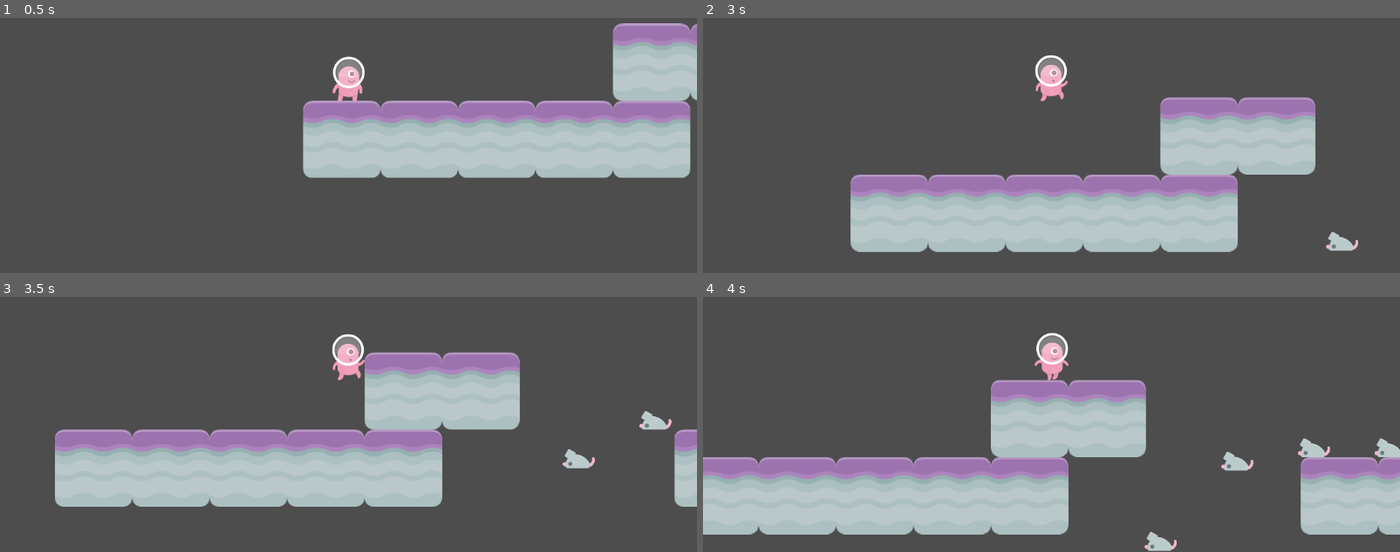
Above: before the commit, frames 1-4 (two rows, left to right).
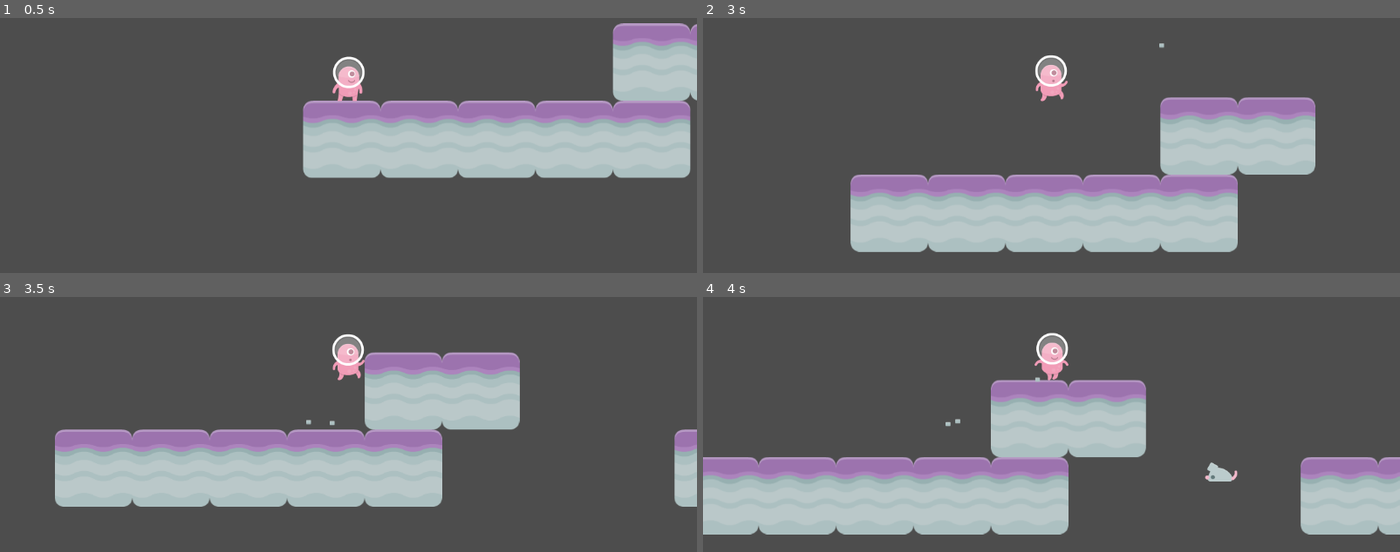
Above: after the commit, the same moments.

Repository: Cyades/GameDev-Tutorial-8
Game: Godot game, scene res://scenes/Level 1.tscn
Two runs of this game, one before a commit and one after it. Both use one fixed random seed, a clock stepped at 60 frames per second and the inputs below.
Inputs:
- Up to frame 1 (0.5 s): no input
- Up to frame 2 (3 s): hold Right (right) 0.53-2.03 s; tap Space (jump) at 0.6, 0.77, 1.07, 1.35, 1.52, 1.82, 2.1, 2.85 s; hold Left (left) 2.03-2.78 s; hold Right (right) from 2.78 s (still down)
- Up to frame 3 (3.5 s): keep holding Right (right); tap Space (jump) at 3.02, 3.32 s
- Up to frame 4 (4 s): keep holding Right (right); tap Space (jump) at 3.6, 3.77 s

Frame 1 is identical in both runs. In frame 2, 0.2% of the frame differs, in the area x 65-94%, y 9-92%; in frame 3, 0.5%; in frame 4, 1.1%, in the area x 34-100%, y 31-100%.

Commit message:
tutorial done

Diff:
--- a/scenes/Level 1.tscn
+++ b/scenes/Level 1.tscn
@@ -63,3 +63,6 @@
 
 [node name="Player" parent="." unique_id=166191722 instance=ExtResource("1")]
 position = Vector2(-1077, 64)
+speed = null
+gravity = null
+jump_speed = null
--- a/scenes/Player.tscn
+++ b/scenes/Player.tscn
@@ -2,6 +2,7 @@
 
 [ext_resource type="Script" uid="uid://djpootugy4fyc" path="res://scripts/Player.gd" id="1_kyqiw"]
 [ext_resource type="Texture2D" uid="uid://d2oej36eq8vvl" path="res://assets/kenney_platformerpack/Spritesheets/spritesheet_alien.png" id="2"]
+[ext_resource type="Texture2D" uid="uid://dpnuijhsx0eak" path="res://assets/kenney_platformerpack/PNG/Particles/brickGrey_small.png" id="3_3li8b"]
 
 [sub_resource type="RectangleShape2D" id="1"]
 size = Vector2(52.924, 76.884)
@@ -61,6 +62,14 @@
 &"Walk": SubResource("4")
 }
 
+[sub_resource type="ParticleProcessMaterial" id="ParticleProcessMaterial_mdl7e"]
+particle_flag_disable_z = true
+emission_shape_scale = Vector3(30, 1, 1)
+spread = 180.0
+initial_velocity_min = 50.0
+initial_velocity_max = 50.0
+gravity = Vector3(0, -100, 0)
+
 [node name="Player" type="CharacterBody2D" unique_id=354923017]
 script = ExtResource("1_kyqiw")
 
@@ -72,9 +81,14 @@
 scale = Vector2(0.5, 0.5)
 texture = ExtResource("2")
 hframes = 4
-frame = 2
+frame = 3
 
 [node name="Animator" type="AnimationPlayer" parent="." unique_id=58712590]
 libraries/ = SubResource("AnimationLibrary_mtsb7")
 
 [node name="Camera2D" type="Camera2D" parent="." unique_id=622094757]
+
+[node name="GPUParticles2D" type="GPUParticles2D" parent="." unique_id=470023653]
+position = Vector2(0, 40)
+texture = ExtResource("3_3li8b")
+process_material = SubResource("ParticleProcessMaterial_mdl7e")
--- a/scripts/Player.gd
+++ b/scripts/Player.gd
@@ -1,30 +1,35 @@
 extends CharacterBody2D
 
 const UP = Vector2(0, -1)
+const ACCELERATION = 400.0
+const DECELERATION = 400.0
 
-@export var speed: int = 400
+@export var speed: float = 400.0
 @export var gravity: int = 1400
 @export var jump_speed: int = -600
 
 @onready var animator = self.get_node("Animator")
 @onready var sprite = self.get_node("Sprite2D")
+@onready var particle = $GPUParticles2D
 
 
 func get_input():
-	velocity.x = 0
 	if is_on_floor() and Input.is_action_just_pressed("jump"):
 		velocity.y = jump_speed
 	if Input.is_action_pressed("right"):
 		sprite.flip_h = false
-		velocity.x += speed
+		velocity.x = lerp(velocity.x, speed, ACCELERATION / speed)  ## naik perlahan (kanan)
 	elif Input.is_action_pressed("left"):
 		sprite.flip_h = true
-		velocity.x -= speed
+		velocity.x = lerp(velocity.x, -speed, ACCELERATION / speed)  ## naik perlahan (kiri)
+	else:
+		velocity.x = lerp(velocity.x, 0.0, DECELERATION / speed)  ## turun perlahan
 
 
 func _physics_process(delta):
 	velocity.y += delta * gravity
 	get_input()
+	set_particles()
 	set_velocity(velocity)
 	set_up_direction(UP)
 	move_and_slide()
@@ -38,3 +43,9 @@
 		animator.play("Walk")
 	else:
 		animator.play("Idle")
+
+func set_particles():
+	if abs(velocity.x) == speed and is_on_floor():
+		particle.set_emitting(true)
+	else:
+		particle.set_emitting(false)
--- a/scripts/Spawner.gd
+++ b/scripts/Spawner.gd
@@ -1,6 +1,6 @@
 extends Node2D
 
-@export var spawn_rate: float = 0.3
+@export var spawn_rate: float = 1.5
 
 var current_time = 0
 
Not shown, changed: assets/Familiar Looking Rocket.png.import
Not shown, changed: assets/Fonts/Raw/CC Wild Words Roman.ttf.import
Not shown, changed: assets/Fonts/Raw/GuldScript_PersonalUseOnly.ttf.import
Not shown, changed: assets/Fonts/Raw/MPlantin.ttf.import
Not shown, changed: assets/Fonts/Raw/PersonifiedUXRegular.ttf.import
Not shown, changed: assets/Fonts/Raw/continuum bold.ttf.import
Not shown, changed: assets/Keanu.png.import
Not shown, changed: assets/kenney_platformerpack/PNG/Backgrounds/blue_desert.png.import
Not shown, changed: assets/kenney_platformerpack/PNG/Backgrounds/blue_grass.png.import
Not shown, changed: assets/kenney_platformerpack/PNG/Backgrounds/blue_land.png.import
Not shown, changed: assets/kenney_platformerpack/PNG/Backgrounds/blue_shroom.png.import
Not shown, changed: assets/kenney_platformerpack/PNG/Backgrounds/colored_desert.png.import
(and 436 more such lines)
